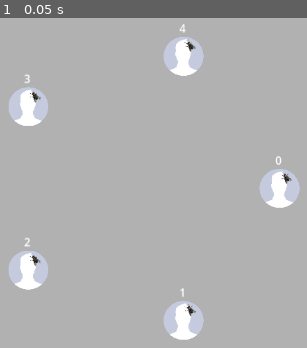
Above: before the commit, frame 1.
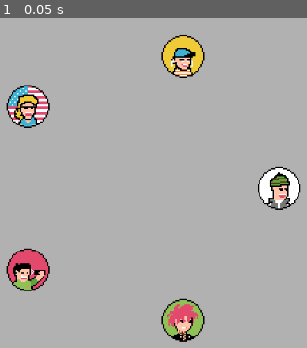
Above: after the commit, the same moment.

Repository: Pikachuxxxx/social-loops-gmtk
Game: Godot game, scene res://Scenes/main.tscn
The game is run twice, just before and just after one commit, with the same random seed, the same clock (stepped at 60 frames per second) and the same inputs. This scene is started directly instead of the project's main scene.
Inputs:
- Up to frame 1 (0.05 s): no input

The runs differ from the first frame. In frame 1, 7.1% of the frame differs, in the area x 1-99%, y 1-99%.

Commit message:
Added a simple way to add characters to node

Diff:
--- a/Scenes/node.tscn
+++ b/Scenes/node.tscn
@@ -1,7 +1,7 @@
 [gd_scene load_steps=4 format=3 uid="uid://cy5xqd3qkusq5"]
 
 [ext_resource type="Script" uid="uid://03mqv4t3anld" path="res://Scripts/node.gd" id="1_5g7os"]
-[ext_resource type="Texture2D" uid="uid://bjtvpqne35bbd" path="res://Textures/ProfilePicDefAlpha.png" id="2_6b8r6"]
+[ext_resource type="Texture2D" uid="uid://dyaf8gh4ye41s" path="res://assets/image/dps/karen.png" id="2_6b8r6"]
 
 [sub_resource type="CircleShape2D" id="CircleShape2D_j2q8x"]
 radius = 29.0172
@@ -13,6 +13,7 @@
 shape = SubResource("CircleShape2D_j2q8x")
 
 [node name="Sprite2D" type="Sprite2D" parent="."]
+texture_filter = 1
 position = Vector2(-0.499999, 0)
-scale = Vector2(0.148073, 0.148148)
+scale = Vector2(1.93, 1.93)
 texture = ExtResource("2_6b8r6")
--- /dev/null
+++ b/Scripts/UserGenerator.gd
@@ -0,0 +1,20 @@
+extends Node
+class_name UserGenerated
+
+static var characterTextures = [
+	preload("res://assets/image/dps/finance_bro.png"),
+	preload("res://assets/image/dps/goth_person.png"),
+	preload("res://assets/image/dps/influencer_he.png"),
+	preload("res://assets/image/dps/karen.png"),
+	preload("res://assets/image/dps/tech_bro.png"),
+	preload("res://assets/image/dps/sugar_daddy.png")
+]
+
+# Called when the node enters the scene tree for the first time.
+func _ready() -> void:
+	pass # Replace with function body.
+
+
+# Called every frame. 'delta' is the elapsed time since the previous frame.
+func _process(delta: float) -> void:
+	pass
--- a/Scripts/Utils.gd
+++ b/Scripts/Utils.gd
@@ -69,7 +69,7 @@
 	if count == 1:
 		return [firstPoint, secondPoint]
 
-	var offset = 4 + 2 # line_width + gap
+	var offset = 2 + 4 # line_width + gap
 	var size = count * offset - 1 # - gap
 	var startDist = size/2
 
--- a/Scripts/main.gd
+++ b/Scripts/main.gd
@@ -32,7 +32,7 @@
 			var count = Utils.get_pair_count(groupPairCount, nodeId, nextNodeId)
 			var points = Utils.get_adjacent_line(_groupPairCount[key], count, nodePosition, nextNodePosition)
 
-			draw_line(points[0], points[1], groupColors[gid], 4, true)
+			draw_line(points[0], points[1], groupColors[gid], 2, false)
 
 # Called when the node enters the scene tree for the first time.
 func _ready() -> void:
@@ -45,6 +45,7 @@
 		var node: MyNode = nodeScene.instantiate() as MyNode
 		node.id = i
 		node.position = pos
+		node.update_texture(UserGenerated.characterTextures[i])
 		nodes.append(node)
 		add_child(node)
 	queue_redraw()
--- a/Scripts/node.gd
+++ b/Scripts/node.gd
@@ -8,6 +8,7 @@
 
 var buffer: Array[Vector2] = []
 
+"""
 func _draw() -> void:
 	var font = ThemeDB.fallback_font
 	var pos = Vector2(-6, -34)
@@ -15,6 +16,10 @@
 
 func _ready() -> void:
 	queue_redraw()
+"""
+
+func update_texture (texture):
+	$Sprite2D.texture = texture
 
 func dragOn ():
 	isDragging = true
@@ -34,5 +39,5 @@
 func move_node_if_dragging (pos: Vector2) -> bool:
 	if isDragging:
 		position = pos
-	queue_redraw()
+	#queue_redraw()
 	return isDragging
Not shown, added: Scripts/UserGenerator.gd.uid
